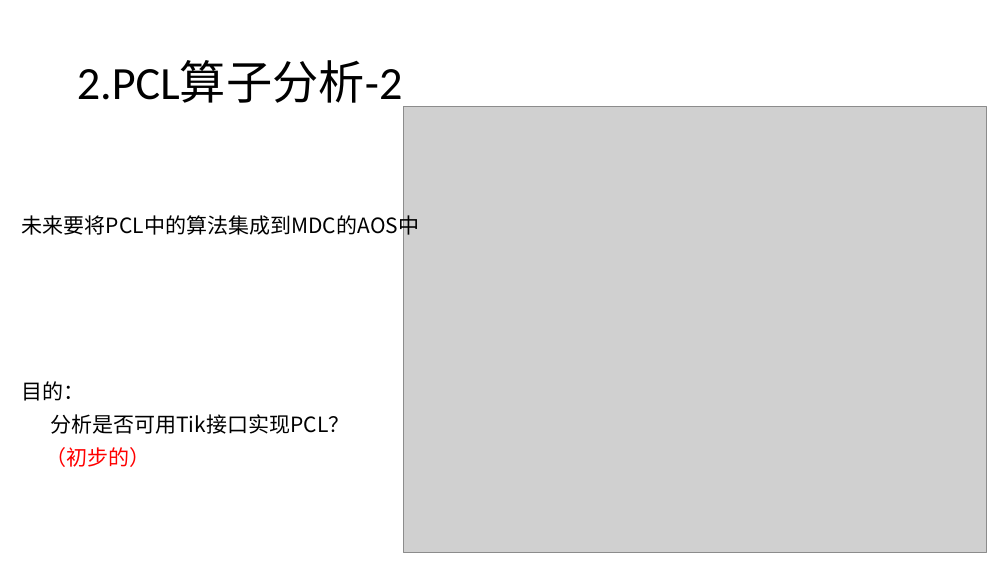
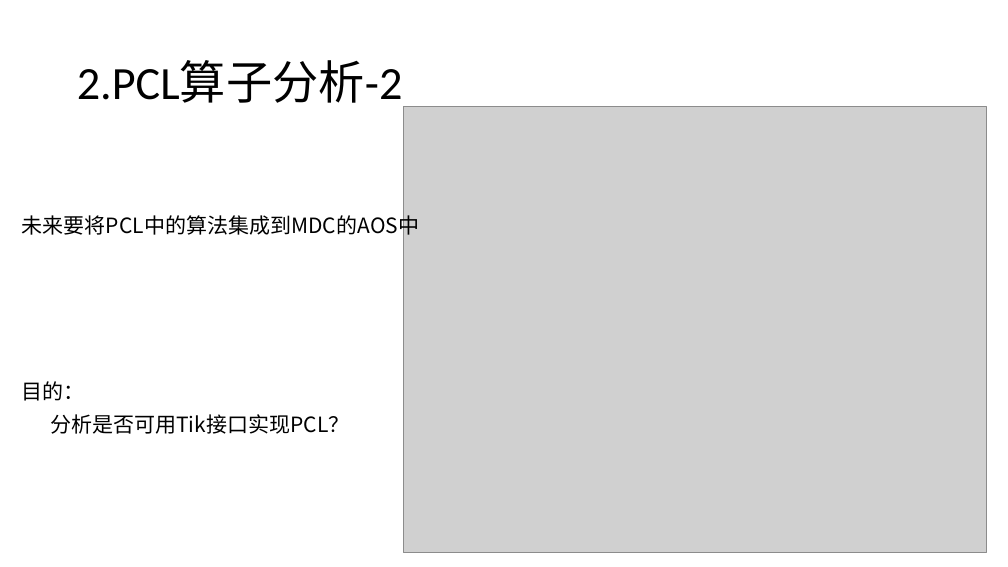
Before and after one commit to zyx1999/pcl, a slide deck: slide 6 of 其他资料/线上会议/2021_10_17/20211017.pptx. Drawn at 1008x567 pixels with LibreOffice and Linux fonts; fonts in the diff are those of the drawing; grey boxes stand for pictures. Boxes give left, top, right and bottom in pixels: in the first picture for what was removed or moved away, otherwise in the second. Text is boxed around its words. In the diff, an @@ line names an element or a change of style, - is before the commit and + after.

```diff
--- a/其他资料/线上会议/2021_10_17/20211017.pptx
+++ b/其他资料/线上会议/2021_10_17/20211017.pptx
@@ text at (x1=45, y1=447, x2=150, y2=467): paragraph removed @@
-（初步的）
```
Also in this commit, not shown: 2 other slides changed, 2 other files.
